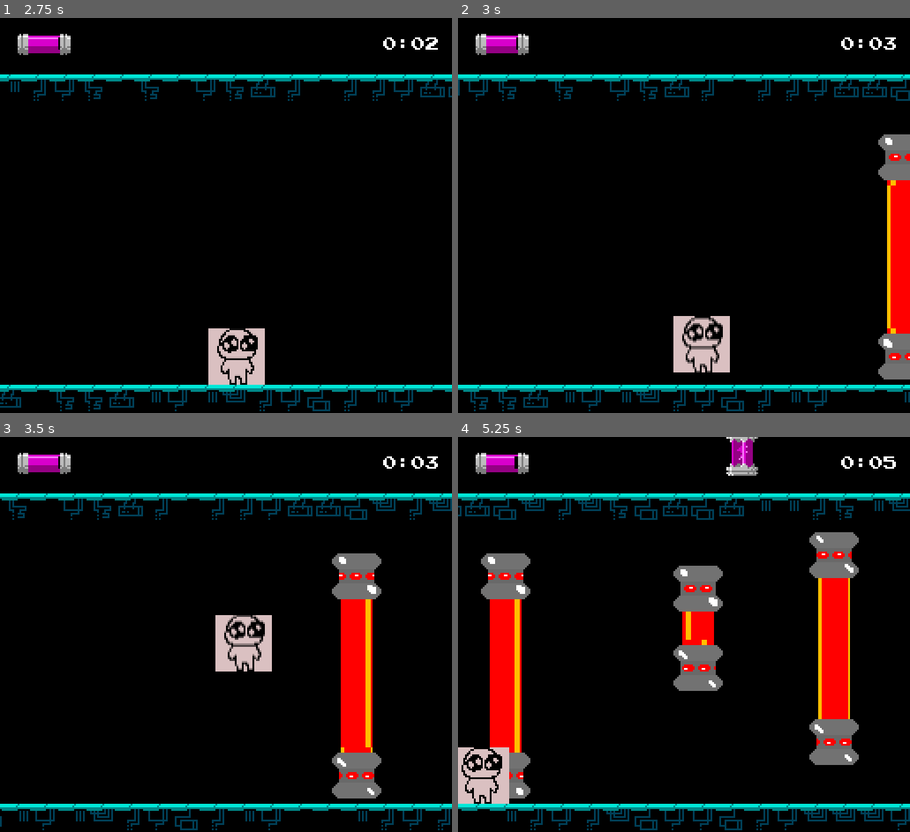
Above: before the commit, frames 1-4 (two rows, left to right).
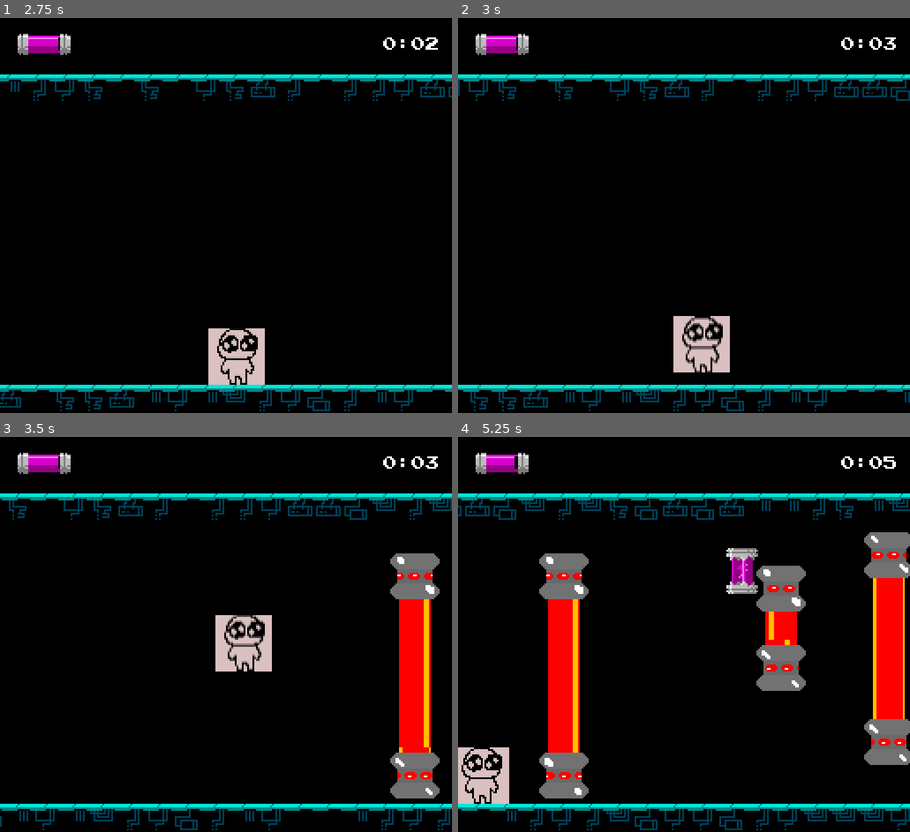
Above: after the commit, the same moments.

Repository: kernel00ps/Hoverbald
Game: Godot game, scene res://scenes/main.tscn
Two runs of this game, one before a commit and one after it. Both use one fixed random seed, a clock stepped at 60 frames per second and the inputs below.
Inputs:
- Up to frame 1 (2.75 s): hold D (RIGHT) 0.53-1.28 s; hold A (LEFT) 1.28-2.03 s; hold D (RIGHT) from 2.03 s (still down)
- Up to frame 2 (3 s): release D (RIGHT) at 2.78 s; hold Space (UP) from 2.78 s (still down)
- Up to frame 3 (3.5 s): keep holding Space (UP)
- Up to frame 4 (5.25 s): release Space (UP) at 3.53 s; hold A (LEFT) from 3.53 s (still down)

Frame 1 is identical in both runs. In frame 2, 3.4% of the frame differs, in the area x 92-100%, y 29-92%; in frame 3, 9.8%; in frame 4, 25%, in the area x 5-100%, y 0-92%.

Commit message:
Buffer distance

Diff:
--- a/scripts/main.gd
+++ b/scripts/main.gd
@@ -45,9 +45,7 @@
 
 func generate_obstacles() -> void:
 	remove_offscreen_obstacles()
-
 	var obstacle: Obstacle = obstacle_scene.instantiate()
-
 	obstacle.hit_obstable.connect(player_hit_obstacle)
 	obstacle_list.add_child(obstacle)
 
@@ -58,10 +56,7 @@
 
 func generate_pickup_energy() -> void:
 	remove_offscreen_pickups()
-
 	var pickup_energy: PickupEnergy = pickup_energy_scene.instantiate()
-	pickup_energy.position.x = viewport_width + Globals.OBSTACLE_DELAY
-	pickup_energy.position.y = randi_range(-Globals.OBSTACLE_RANGE, Globals.OBSTACLE_RANGE)
 	pickup_energy.picked_up.connect(player_picked_up_energy)
 	pickup_energy_list.add_child(pickup_energy)
 
--- a/scripts/obstacle.gd
+++ b/scripts/obstacle.gd
@@ -8,7 +8,6 @@
 const MAX_HEIGHT: float = 128.0
 const PIXEL_SIZE: int = 16
 const BASE_SCALE: float = 2.2
-
 
 var upper_area_collision: CollisionShape2D
 var middle_area_collision: CollisionShape2D
@@ -39,7 +38,7 @@
 	#ovde ide kuršlus
 	randomize_obstacle()
 	#ovo ga stavi na desni kraj ekrana
-	position.x = viewport_width + randi_range(Globals.OBSTACLE_DELAY - PIXEL_SIZE * 4, Globals.OBSTACLE_DELAY + PIXEL_SIZE * 4)
+	position.x = viewport_width + randi_range(Globals.OBSTACLE_DELAY - PIXEL_SIZE * 2, Globals.OBSTACLE_DELAY + PIXEL_SIZE * 2)
 
 	upper_area_sprite.play("default")
 	middle_area_sprite.play("default")
--- a/scripts/pickup_energy.gd
+++ b/scripts/pickup_energy.gd
@@ -3,6 +3,17 @@
 class_name PickupEnergy
 
 signal picked_up
+
+const PIXEL_SIZE: int = 16
+
+func _ready() -> void:
+	var viewport_size = get_viewport().get_visible_rect().size
+	var viewport_width = viewport_size.x
+	var viewport_height = viewport_size.y
+	var lower_y: int = (viewport_height / 2) - PIXEL_SIZE * 2
+	var upper_y: int = -1 * (viewport_height / 2) + PIXEL_SIZE * 4
+	position.x = viewport_width + Globals.OBSTACLE_DELAY
+	position.y = randi_range(lower_y, upper_y)
 
 func _process(delta: float) -> void:
 	var offset: float = Globals.CAMERA_MOTION_BASE_SPEED * Globals.camera_speed_modifier * delta
--- a/scripts/scroll_controller.gd
+++ b/scripts/scroll_controller.gd
@@ -1,6 +1,4 @@
 extends Node2D
-
-
 
 func _process(delta: float) -> void:
 	#position.x += Globals.CAMERA_MOTION_BASE_SPEED * Globals.camera_speed_modifier * delta
